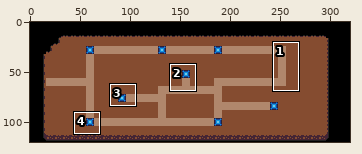
A sprite sheet gets an edit: res/backgrounds/gbc/overworld.png. The picture above shows the old version from afar; the outline marks the close-up.
Close-up. First the earlier version:
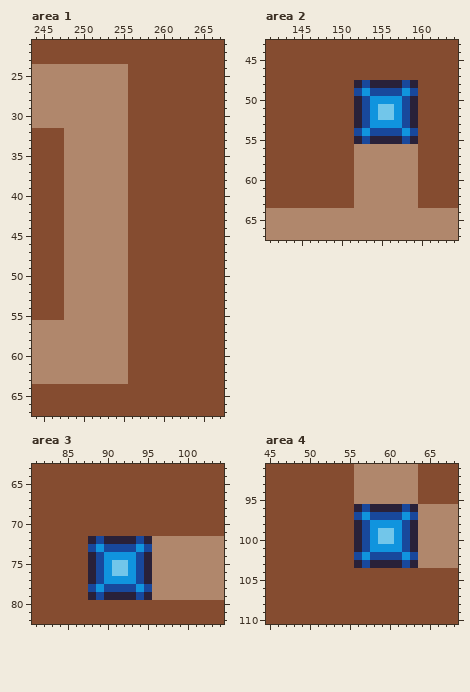
The file is 320x120 pixels. Colours within 5 levels of each other are drawn and written as one. Shown: area 1: x 244..267, y 21..67; area 2: x 141..164, y 43..67; area 3: x 81..104, y 63..82; area 4: x 45..68, y 91..110. The commit also changed other parts of the picture, which this record leaves out.
The same view after the edit:
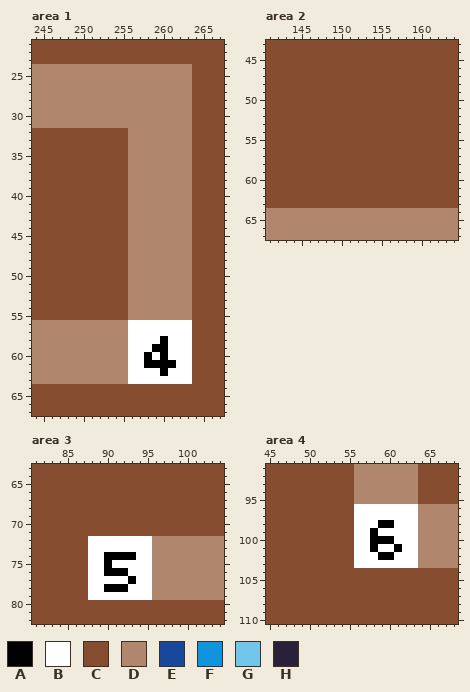
Palette (. is transparent): A #000000  B #ffffff  C #854c30  D #b0876c  E #18489c  F #1094de  G #72c6ea  H #292139
Changes in this commit:
Area 1:
y 24..31: x 256..263 CCCCCCCC -> DDDDDDDD
y 32..55: x 248..263 DDDDDDDDCCCCCCCC -> CCCCCCCCDDDDDDDD
y 56..57: x 256..263 CCCCCCCC -> BBBBBBBB
y 58: x 256..263 CCCCCCCC -> BBBBABBB
y 59: x 256..263 CCCCCCCC -> BBBAABBB
y 60: x 256..263 CCCCCCCC -> BBABABBB
y 61: x 256..263 CCCCCCCC -> BBAAAABB
y 62: x 256..263 CCCCCCCC -> BBBBABBB
y 63: x 256..263 CCCCCCCC -> BBBBBBBB
Area 2:
y 48: x 152..159 HEHHHHEH -> CCCCCCCC
y 49: x 152..159 EFEEEEFE -> CCCCCCCC
y 50: x 152..159 HEFFFFEH -> CCCCCCCC
y 51..52: x 152..159 HEFGGFEH -> CCCCCCCC
y 53: x 152..159 HEFFFFEH -> CCCCCCCC
y 54: x 152..159 EFEEEEFE -> CCCCCCCC
y 55: x 152..159 HEHHHHEH -> CCCCCCCC
y 56..63: x 152..159 DDDDDDDD -> CCCCCCCC
Area 3:
y 72: x 88..95 HEHHHHEH -> BBBBBBBB
y 73: x 88..95 EFEEEEFE -> BBBBBBBB
y 74: x 88..95 HEFFFFEH -> BBAAAABB
y 75: x 88..95 HEFGGFEH -> BBABBBBB
y 76: x 88..95 HEFGGFEH -> BBAAABBB
y 77: x 88..95 HEFFFFEH -> BBBBBABB
y 78: x 88..95 EFEEEEFE -> BBAAABBB
y 79: x 88..95 HEHHHHEH -> BBBBBBBB
Area 4:
y 96: x 56..63 HEHHHHEH -> BBBBBBBB
y 97: x 56..63 EFEEEEFE -> BBBBBBBB
y 98: x 56..63 HEFFFFEH -> BBBAABBB
y 99: x 56..63 HEFGGFEH -> BBABBBBB
y 100: x 56..63 HEFGGFEH -> BBAAABBB
y 101: x 56..63 HEFFFFEH -> BBABBABB
y 102: x 56..63 EFEEEEFE -> BBBAABBB
y 103: x 56..63 HEHHHHEH -> BBBBBBBB
